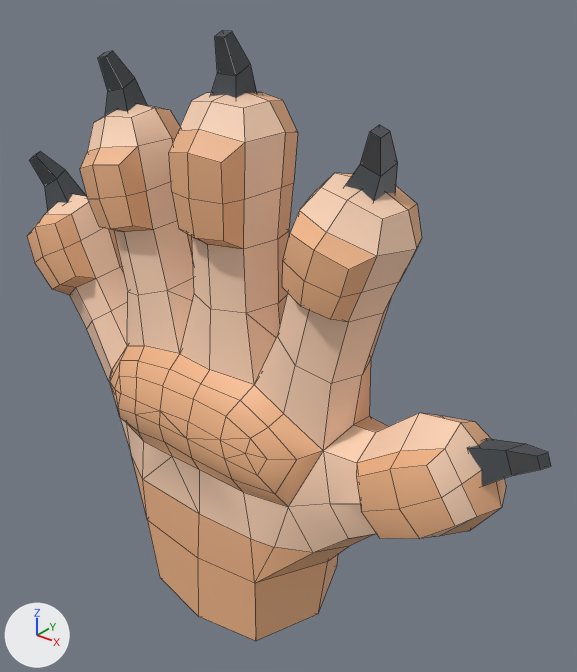
One commit to the Blender file VR/VR_Meadow/VR hand_posing_v02_RR.blend: the scene before it, then after it.
Before and after are seen from a camera (50 mm lens) standing at (0.1376, -0.1511, 0.185) and looking at (0.0099, 0.0086, 0.086). Lighting does not change. The marker at lower left points along +X, +Y and +Z. The older version comes first. Mesh edges are drawn as thin lines.

Objects in the first picture: 'Claw_01', 'Claw_02', 'Claw_03', 'Claw_04', 'Claw_05', 'EA_Hand'.
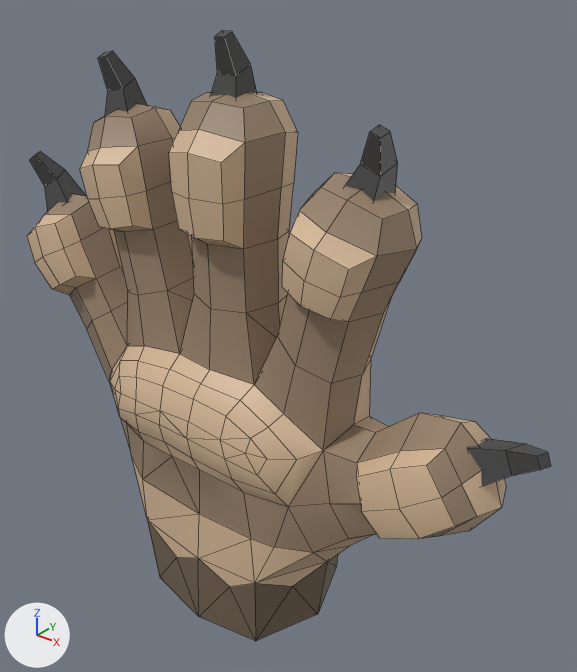
Where the change shows, as pixel boxes (x1, y1, x2, y2) in the pictures (577 x 672 px):
'EA_Hand', surface changed, reshaped (darker)
    both: (27, 92, 506, 641)
part 1 of me_cube_001, cut back
    both: (143, 480, 349, 641)
part 2 of me_cube_001, surface changed (darker)
    both: (27, 92, 506, 583)

What changed in the scene script:
```text
Add img_ea_mesh_cube_green_tex_coloratlas_01_png:
    img_ea_mesh_cube_green_tex_coloratlas_01_png = load_image('EA_Mesh_Cube_Green_tex_ColorAtlas_01.png', '../../Teksture/EA_Mesh_Cube_Green_tex_ColorAtlas_01.png', 128, 128, 'sRGB')
Change mat_material:
    mat_material.texture: img_tex_coloratlas_01_png -> img_ea_mesh_cube_green_tex_coloratlas_01_png
Change me_cube_001:
    used by ob_ea_hand; location = (-0.0009, 0.0, -0.0058); scale = (0.119, 0.119, 0.119)
    remove me_cube_001.from_pydata(...)  # 342 vertices, 369 faces; spans x -0.7..0.693, y -0.207..0.207, z -0.014..1.345
    add me_cube_001.from_pydata(...)  # 352 vertices, 409 faces; spans x -0.7..0.693, y -0.207..0.207, z -0.014..1.345
    me_cube_001 part 1
    30 faces are deleted
    10 vertices are added at x -0.28..0.275, y -0.189..0.178, z 0.185..0.456
    70 new faces join them
    me_cube_001 part 2: 339 kept faces spanning x -0.7..0.693, y -0.207..0.207, z -0.014..1.345 get new texture (UV) coordinates
```
